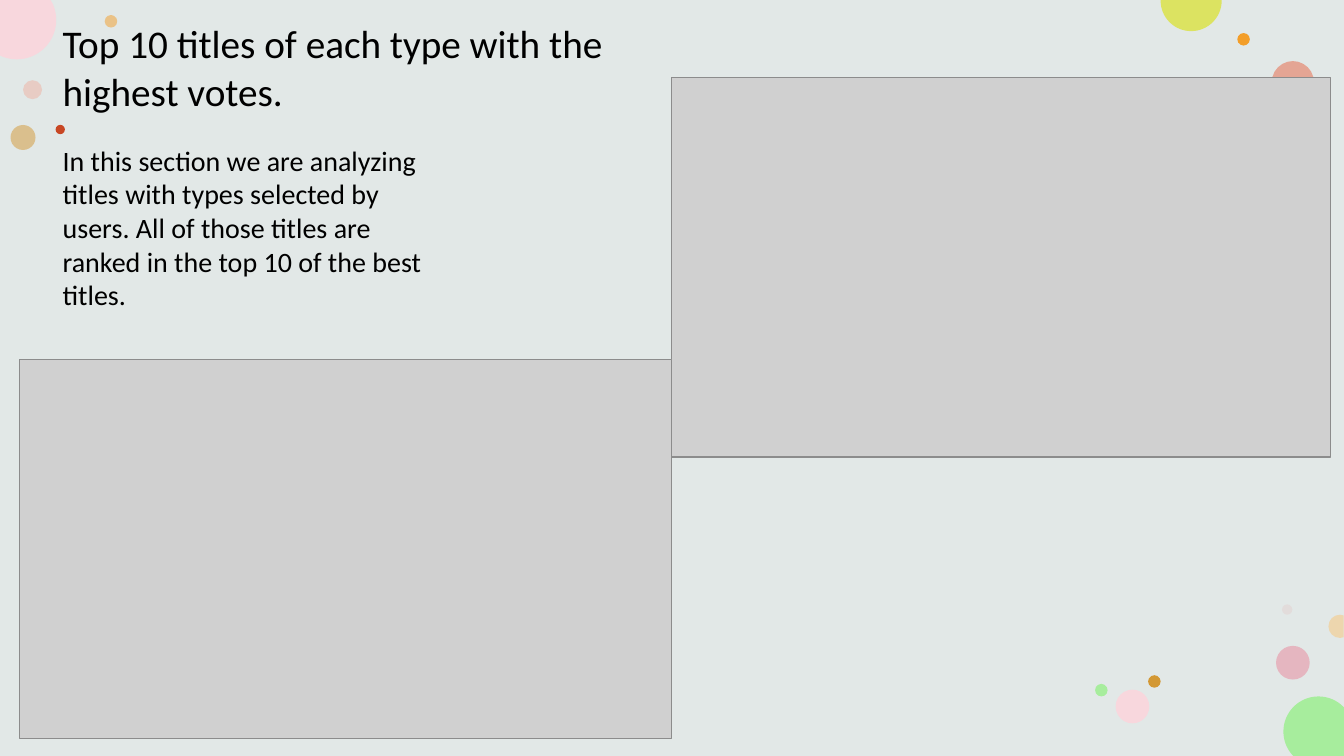
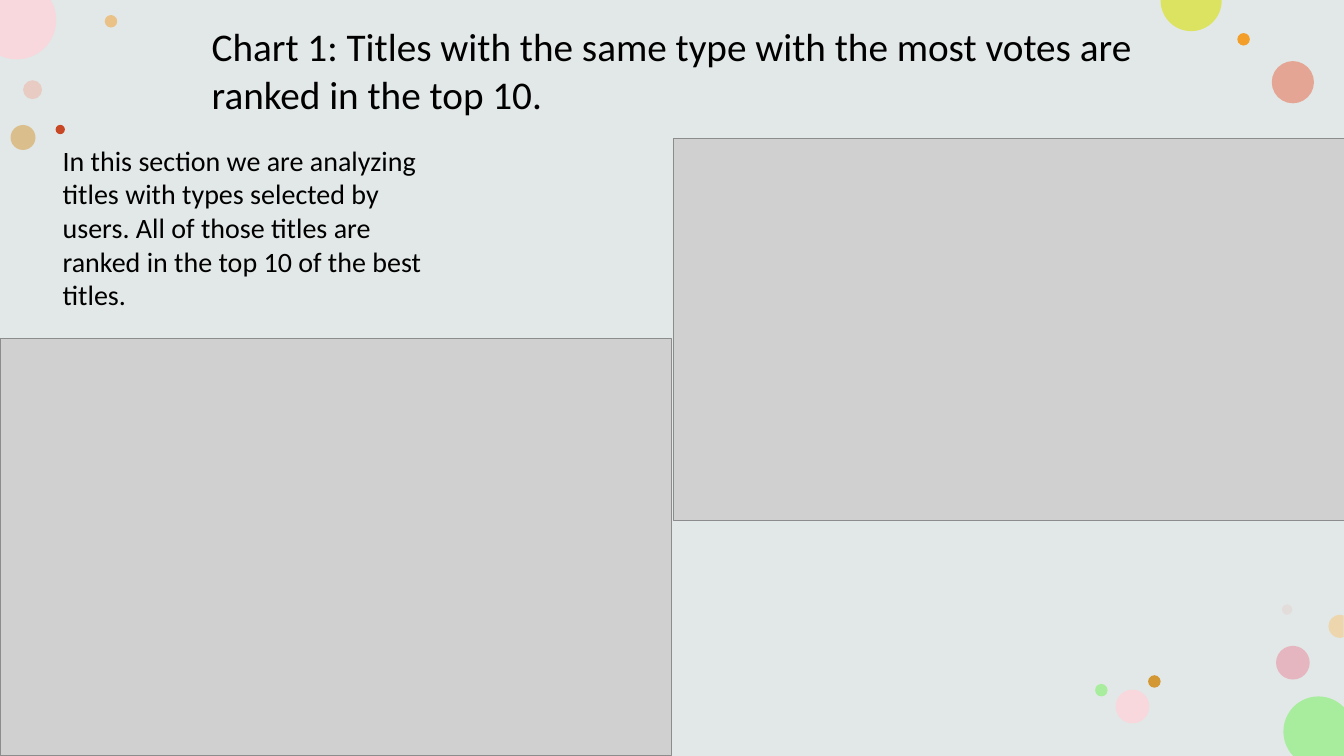
Before and after one commit to HarryyHung/Business-Inteligence, a slide deck: slide 28 of Powerpoint asm2.pptx (slide 29 before the commit). Drawn at 1344x756 pixels with LibreOffice and Linux fonts; fonts in the diff are those of the drawing; grey boxes stand for pictures. Boxes give left, top, right and bottom in pixels: in the first picture for what was removed or moved away, otherwise in the second. Text is boxed around its words. In the diff, an @@ line names an element or a change of style, - is before the commit and + after.

```diff
--- a/Powerpoint asm2.pptx
+++ b/Powerpoint asm2.pptx
@@ text at (212, 33, 1131, 116): text changed @@
-Top 10 titles of each type with the highest votes.
+Chart 1: Titles with the same type with the most votes are ranked in the top 10.
@@ picture: place and size @@
-picture at (673, 78, 1331, 457)
+picture at (674, 138, 1344, 521)
@@ picture: place and size @@
-picture at (19, 359, 671, 738)
+picture at (0, 339, 673, 756)
```
Also in this commit, not shown: 4 other slides changed, 5 slides added, 3 slides removed, 3 other files.
